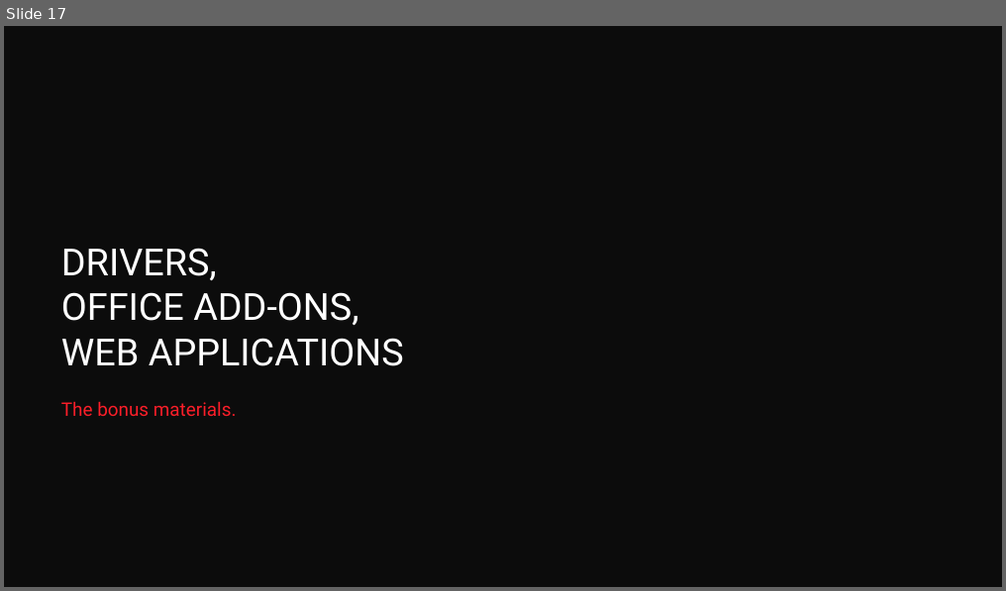
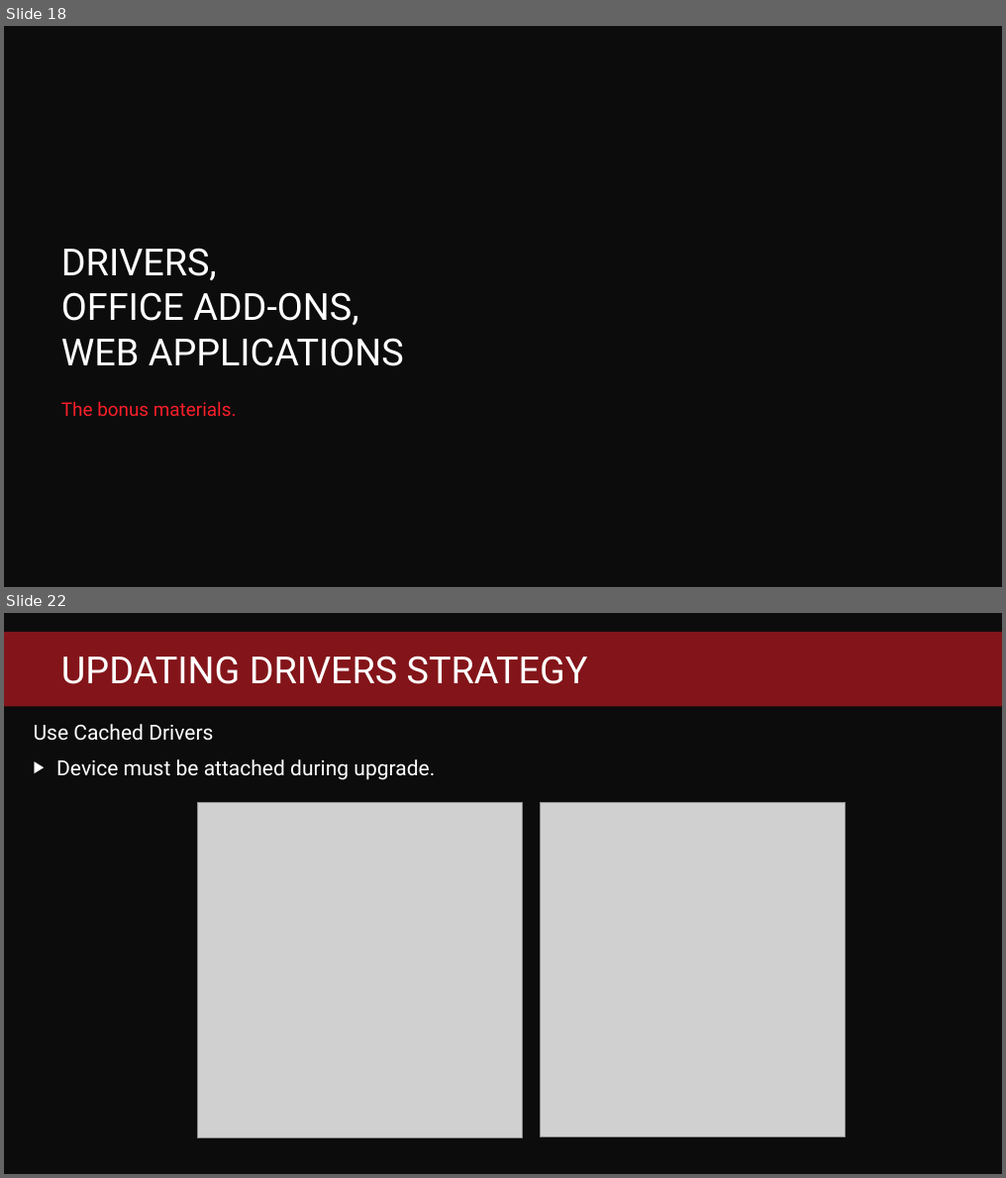
Before and after one commit to fredbainbridge/WindowsUpgradeReadiness, a slide deck: MMS 2017 - Windows Upgrade Readiness.pptx. Shown one above the other, each under a label of ours: slide 17 before the commit, slides 18 and 22 after it; the slides between them are not shown. The pictures are 1006x591 and 1006x1178 pixels, drawn with LibreOffice and Linux fonts; fonts in the diff are those of the drawing; grey boxes stand for pictures; background and template pictures are left out. Boxes give left, top, right and bottom in pixels: in the first picture for what was removed or moved away, otherwise in the second. Text is boxed around its words. In the diff, an @@ line names an element or a change of style, - is before the commit and + after.

Commit message:
added driver details

```diff
--- a/MMS 2017 - Windows Upgrade Readiness.pptx
+++ b/MMS 2017 - Windows Upgrade Readiness.pptx
@@ slide 22 added at box(4, 613, 1002, 1174), background #0C0C0C @@
@@ rectangle added at box(4, 632, 1002, 707), fill #FB1E29 at 50% opacity @@
@@ title added at box(61, 656, 588, 684), 36 pt, text #FFFFFF @@
+UPDATING DRIVERS STRATEGY
@@ text added at box(34, 724, 435, 780), 20 pt, text #FFFFFF @@
+Use Cached Drivers
+▶ Device must be attached during upgrade.
@@ picture added at box(197, 802, 522, 1139) @@
@@ picture added at box(540, 802, 846, 1137) @@
@@ what was slide 17 is now slide 18 @@
```
Also in this commit, not shown: 5 slides changed, 4 other slides added.
